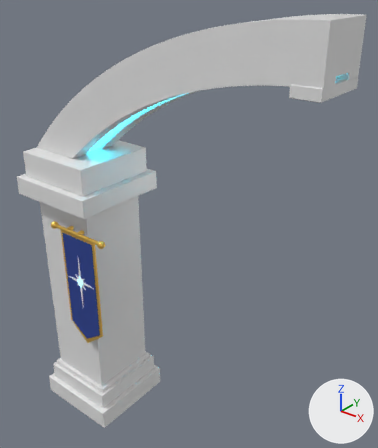
Two versions of the FBX model assets/lobby/fbx/Lobby_ArchSpan.fbx, one commit apart.
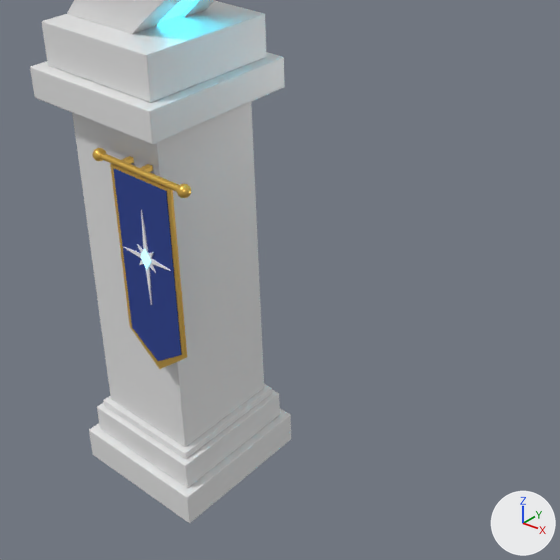
Old and new are each drawn whole from a 50 mm lens placed at (16.94, -19.09, 27.26), pointed at (0.51, 1.44, 14.53) and again close up on the part from 0% to 82% of the width and 31% to 100% of the height. Every picture has the same lights, and +X, +Y and +Z are marked at lower right. The last two pictures show the newer version.

Script lines for the objects in view, before the commit:
```python
ob_lobby_archspan__gold = bpy.data.objects.new('Lobby_ArchSpan__Gold', me_lobby_archspan__gold)
ob_lobby_archspan__gold.location = (0.0, 0.0, 0.0)
ob_lobby_archspan__marble = bpy.data.objects.new('Lobby_ArchSpan__Marble', me_lobby_archspan__marble)
ob_lobby_archspan__marble.location = (0.0, 0.0, 0.0)
ob_lobby_archspan__navycloth = bpy.data.objects.new('Lobby_ArchSpan__NavyCloth', me_lobby_archspan__navycloth)
ob_lobby_archspan__navycloth.location = (0.0, 0.0, 0.0)
ob_lobby_archspan__neoncyansoft = bpy.data.objects.new('Lobby_ArchSpan__NeonCyanSoft', me_lobby_archspan__neoncyansoft)
ob_lobby_archspan__neoncyansoft.location = (0.0, 0.0, 0.0)
ob_lobby_archspan__whiteemblem = bpy.data.objects.new('Lobby_ArchSpan__WhiteEmblem', me_lobby_archspan__whiteemblem)
ob_lobby_archspan__whiteemblem.location = (0.0, 0.0, 0.0)
```
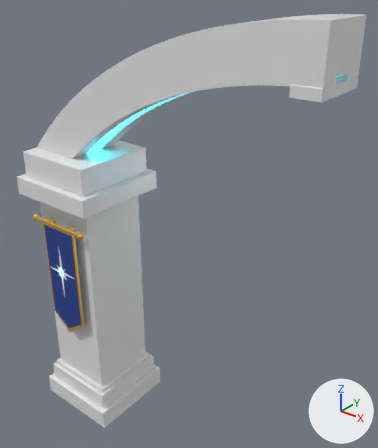
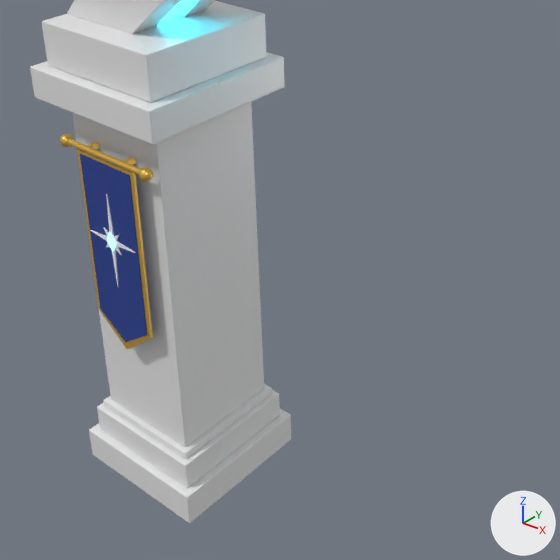
Patch to the scene script:
```diff
--- a/assets/lobby/fbx/Lobby_ArchSpan.fbx.py
+++ b/assets/lobby/fbx/Lobby_ArchSpan.fbx.py
@@ me_lobby_archspan__navycloth @@
 # used by ob_lobby_archspan__navycloth; location = (0.0, 0.0, 0.0)
-me_lobby_archspan__navycloth.from_pydata(...)  # 30 vertices, 36 faces; spans x -5.58..-3.12, y -2.6..-2.44, z 6.69..13.66
+me_lobby_archspan__navycloth.from_pydata(...)  # 30 vertices, 36 faces; spans x -7.28..-4.82, y -2.6..-2.44, z 6.69..13.66
+# me_lobby_archspan__navycloth part 3: the whole mesh is moved by (-1.7, 0.0, 0.0)
 me_lobby_archspan__navycloth.materials.append(mat_mat_navycloth)
@@ me_lobby_archspan__gold @@
 # used by ob_lobby_archspan__gold; location = (0.0, 0.0, 0.0)
-me_lobby_archspan__gold.from_pydata(...)  # 434 vertices, 458 faces; spans x -6.54..-2.16, y -2.74..-2.08, z 6.34..14.12
+me_lobby_archspan__gold.from_pydata(...)  # 434 vertices, 458 faces; spans x -8.24..-3.86, y -2.74..-2.08, z 6.34..14.12
+# me_lobby_archspan__gold part 4: the loose piece of 30 vertices spanning x -5.75..-2.95, y -2.57..-2.47, z 6.34..13.78 is moved by (-1.7, 0.0, 0.0)
+# me_lobby_archspan__gold part 5: the loose piece of 64 vertices spanning x -6.2..-2.5, y -2.63..-2.41, z 13.79..14.01 is moved by (-1.7, 0.0, 0.0)
+# me_lobby_archspan__gold part 6: the loose piece of 146 vertices spanning x -6.54..-6.1, y -2.74..-2.3, z 13.68..14.12 is moved by (-1.7, 0.0, 0.0)
+# me_lobby_archspan__gold part 7: the loose piece of 146 vertices spanning x -2.6..-2.16, y -2.74..-2.3, z 13.68..14.12 is moved by (-1.7, 0.0, 0.0)
+# me_lobby_archspan__gold part 8: the loose piece of 24 vertices spanning x -5.34..-5.16, y -2.55..-2.08, z 13.81..13.99 is moved by (-1.7, 0.0, 0.0)
+# me_lobby_archspan__gold part 9: the loose piece of 24 vertices spanning x -4.44..-4.26, y -2.55..-2.08, z 13.81..13.99 is moved by (-0.8, 0.0, 0.0)
 me_lobby_archspan__gold.materials.append(mat_mat_gold)
@@ me_lobby_archspan__neoncyansoft @@
 # used by ob_lobby_archspan__neoncyansoft; location = (0.0, 0.0, 0.0)
-me_lobby_archspan__neoncyansoft.from_pydata(...)  # 16 vertices, 12 faces; spans x -4.59..-4.11, y -2.675..-2.365, z 10.439..11.199
+me_lobby_archspan__neoncyansoft.from_pydata(...)  # 16 vertices, 12 faces; spans x -6.29..-5.81, y -2.675..-2.365, z 10.439..11.199
+# me_lobby_archspan__neoncyansoft part 1: the whole mesh is moved by (-1.7, 0.0, 0.0)
 me_lobby_archspan__neoncyansoft.materials.append(mat_mat_neoncyansoft)
@@ me_lobby_archspan__whiteemblem @@
 # used by ob_lobby_archspan__whiteemblem; location = (0.0, 0.0, 0.0)
-me_lobby_archspan__whiteemblem.from_pydata(...)  # 64 vertices, 88 faces; spans x -5.5..-3.2, y -2.64..-2.39, z 9.02..12.62
+me_lobby_archspan__whiteemblem.from_pydata(...)  # 64 vertices, 88 faces; spans x -7.2..-4.9, y -2.64..-2.39, z 9.02..12.62
+# me_lobby_archspan__whiteemblem part 2: the whole mesh is moved by (-1.7, 0.0, 0.0)
 me_lobby_archspan__whiteemblem.materials.append(mat_mat_whiteemblem)
```

Pixel boxes (x1, y1, x2, y2) of what changed, in the close-ups (560 x 560 px; the box of a moved part takes in the faces that stretch with it):
'Lobby_ArchSpan__NavyCloth', moved: before (113, 169, 182, 361); after (80, 154, 147, 342)
'Lobby_ArchSpan__Gold', reshaped (6% narrower): before (93, 148, 192, 369); after (60, 134, 153, 350)
'Lobby_ArchSpan__WhiteEmblem', moved: before (124, 210, 171, 305); after (90, 194, 136, 287)
'Lobby_ArchSpan__NeonCyanSoft', moved: before (141, 249, 151, 269); after (107, 232, 116, 252)
part 4 of me_lobby_archspan__gold, moved or reshaped: before (110, 164, 187, 369); after (77, 149, 153, 350)
part 5 of me_lobby_archspan__gold, moved or reshaped: before (100, 153, 179, 192); after (67, 139, 141, 175)
part 6 of me_lobby_archspan__gold, moved or reshaped: before (93, 148, 106, 161); after (60, 134, 73, 147)
part 7 of me_lobby_archspan__gold, moved or reshaped: before (177, 184, 192, 198); after (139, 167, 153, 182)
part 8 of me_lobby_archspan__gold, moved or reshaped: before (122, 156, 134, 164); after (87, 142, 100, 149)
part 9 of me_lobby_archspan__gold, moved or reshaped: before (141, 164, 153, 172); after (124, 157, 136, 165)
